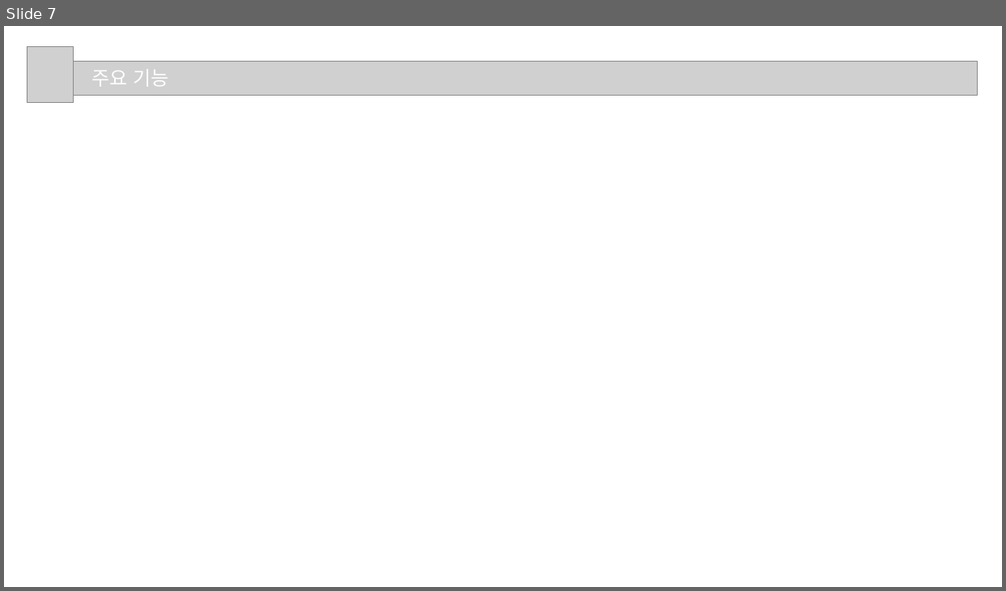
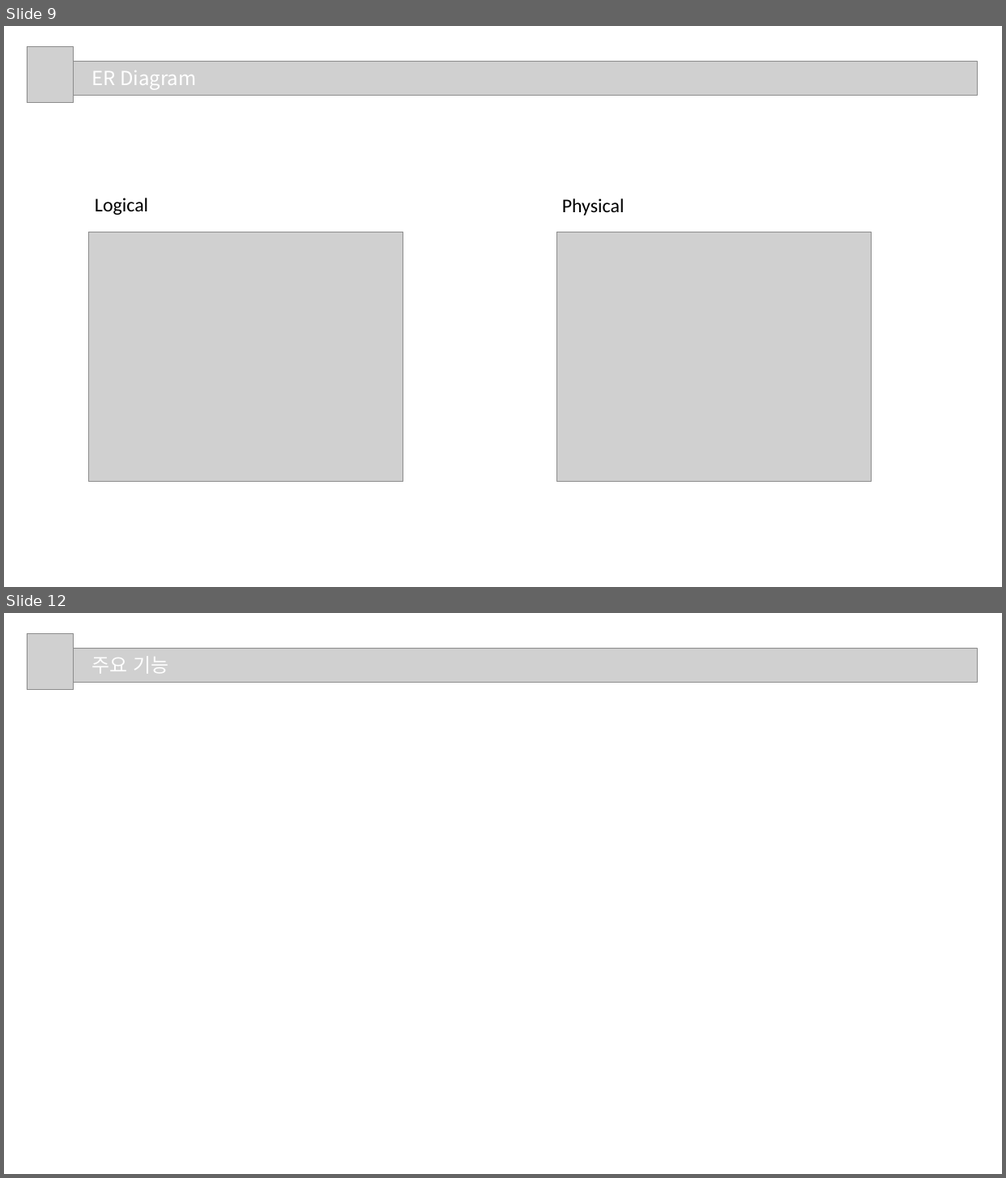
Before and after one commit to bhs0906/JavaFX_Oracle_Project, a slide deck: 3조_프로젝트2.pptx. Shown one above the other, each under a label of ours: slide 7 before the commit, slides 9 and 12 after it; the slides between them are not shown. The pictures are 1006x591 and 1006x1178 pixels, drawn with LibreOffice and Linux fonts; fonts in the diff are those of the drawing; grey boxes stand for pictures. Boxes give left, top, right and bottom in pixels: in the first picture for what was removed or moved away, otherwise in the second. Text is boxed around its words. In the diff, an @@ line names an element or a change of style, - is before the commit and + after.

```diff
--- a/3조_프로젝트2.pptx
+++ b/3조_프로젝트2.pptx
@@ slide 9 added at [4,26,1002,587], background #FFFFFF @@
@@ picture added at [27,46,74,103] @@
@@ picture added at [62,61,977,95] @@
@@ text added at [92,71,196,90], 28 pt, text #FFFFFF @@
+ER Diagram
@@ text added at [95,198,148,215], 28 pt, text #000000 @@
+Logical
@@ text added at [562,199,624,216], 28 pt, text #000000 @@
+Physical
@@ picture added at [89,232,403,481] @@
@@ picture added at [557,232,872,481] @@
@@ what was slide 7 is now slide 12 @@
```
Also in this commit, not shown: 5 slides changed, 5 other slides added.
